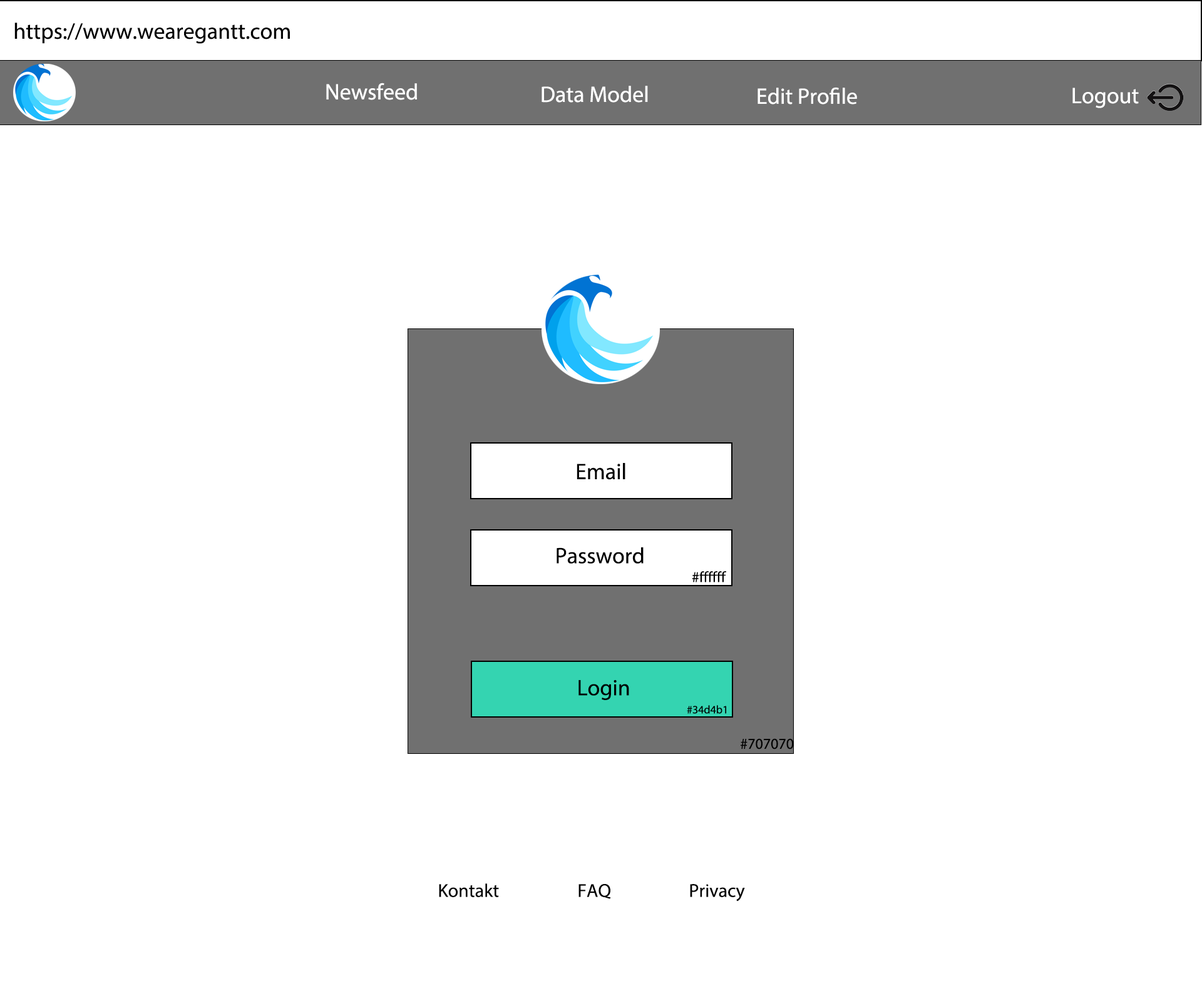
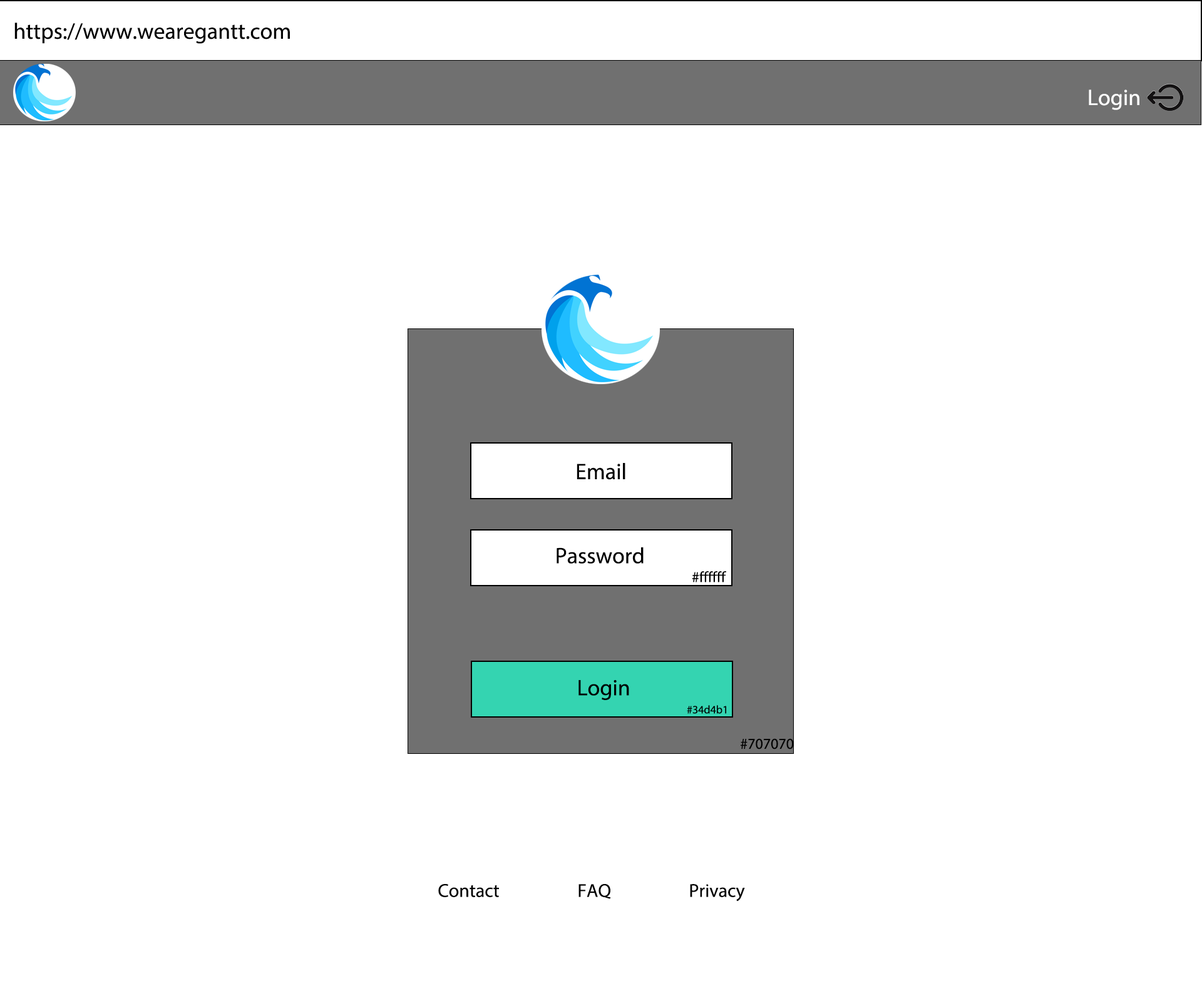
The second 1202 x 1001 image is a revision of the first. Changes to its layers:
renamed "Logout" to "Login", painted on it over (x1=1072, y1=87, x2=1140, y2=111)
removed layer "Edit Profile" from group "Navigation" over (x1=757, y1=86, x2=857, y2=105)
removed layer "Data Model" from group "Navigation" over (x1=541, y1=85, x2=648, y2=103)
removed layer "Newsfeed" from group "Navigation" over (x1=326, y1=82, x2=417, y2=101)
renamed "Kontakt" to "Contact", painted on it over (x1=438, y1=883, x2=499, y2=898)
